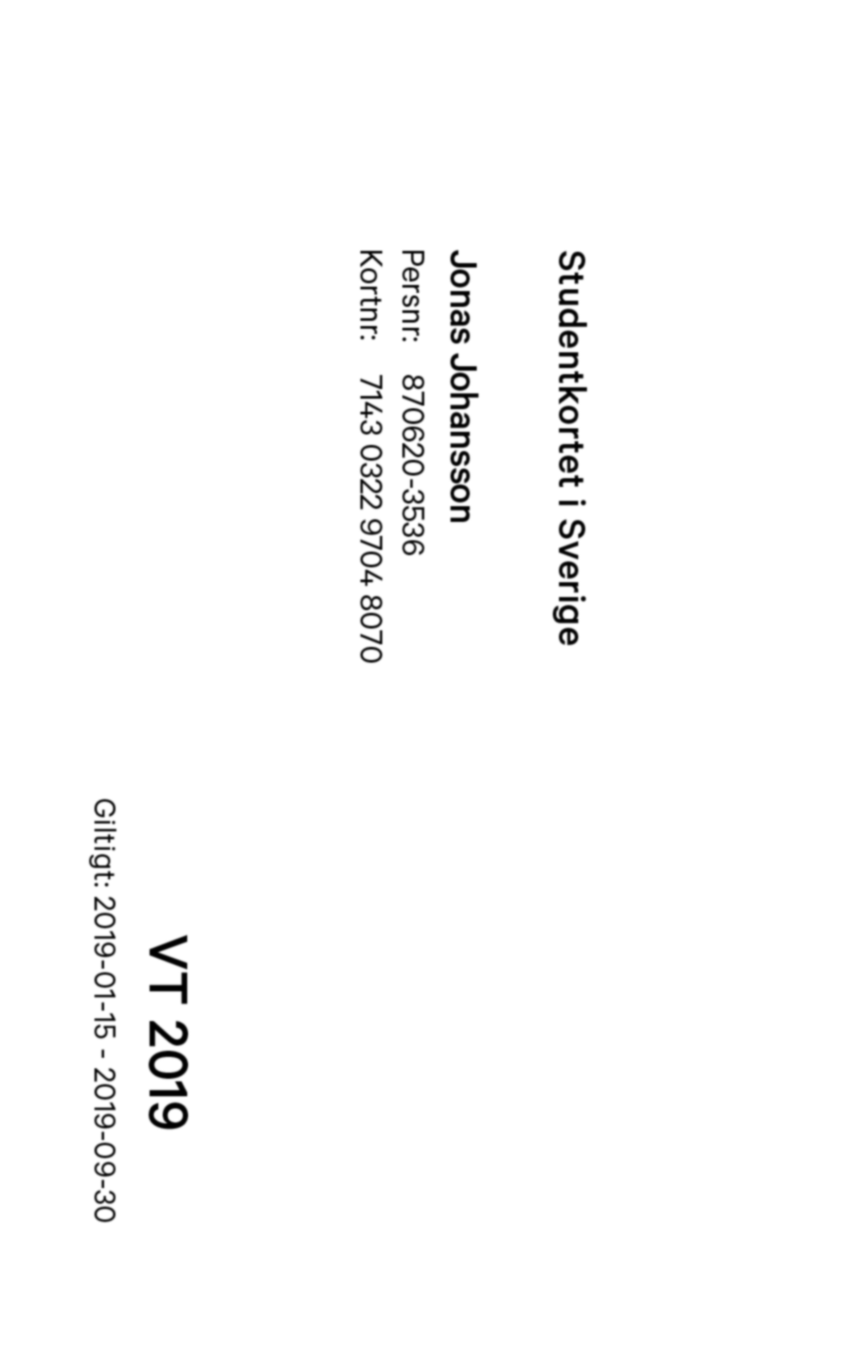
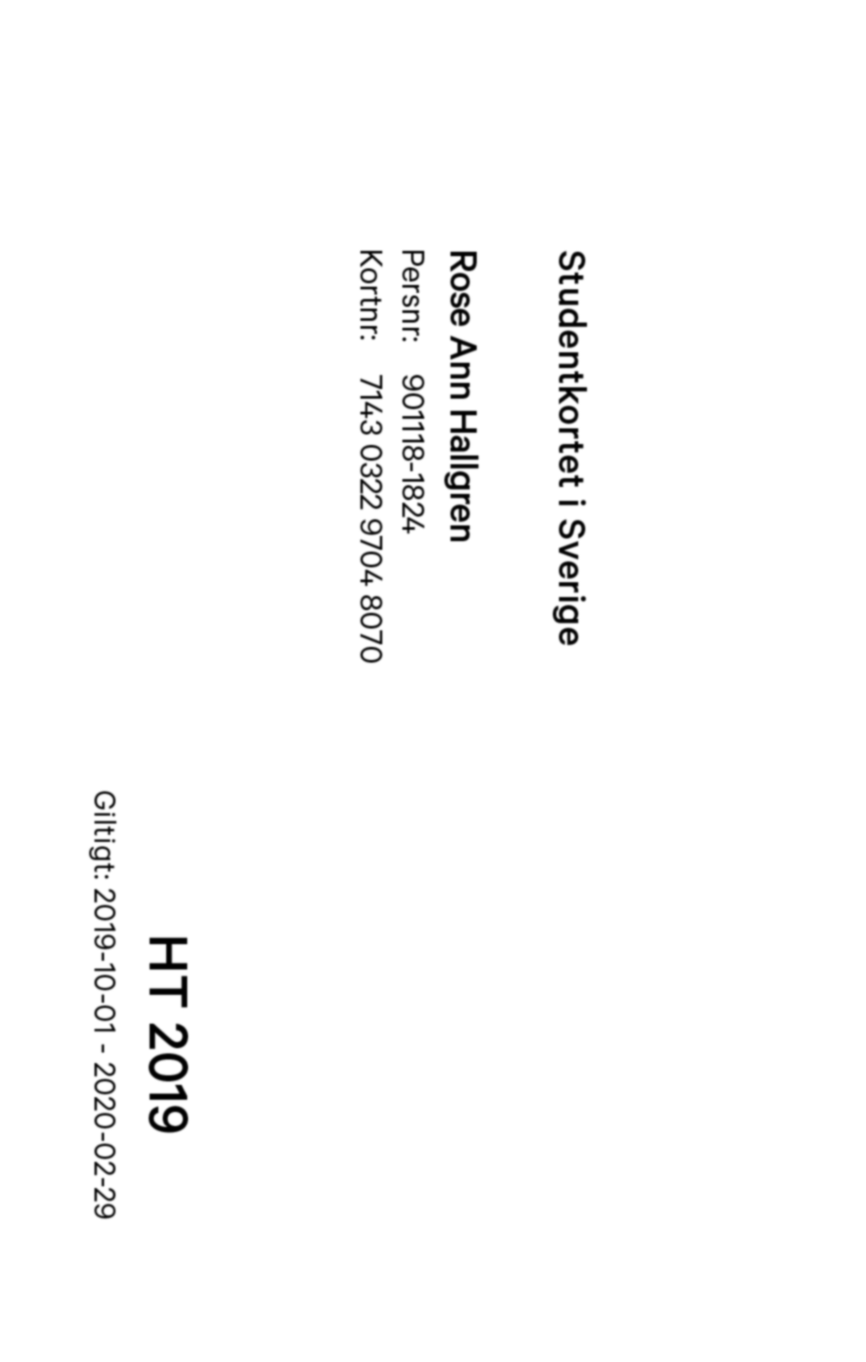
The second 866×1362 image is a revision of the first. Changes to its layers:
showed "Rose", painted on it over box(87, 248, 481, 1225)
hid "Jonas", painted on it over box(87, 248, 481, 1225)
